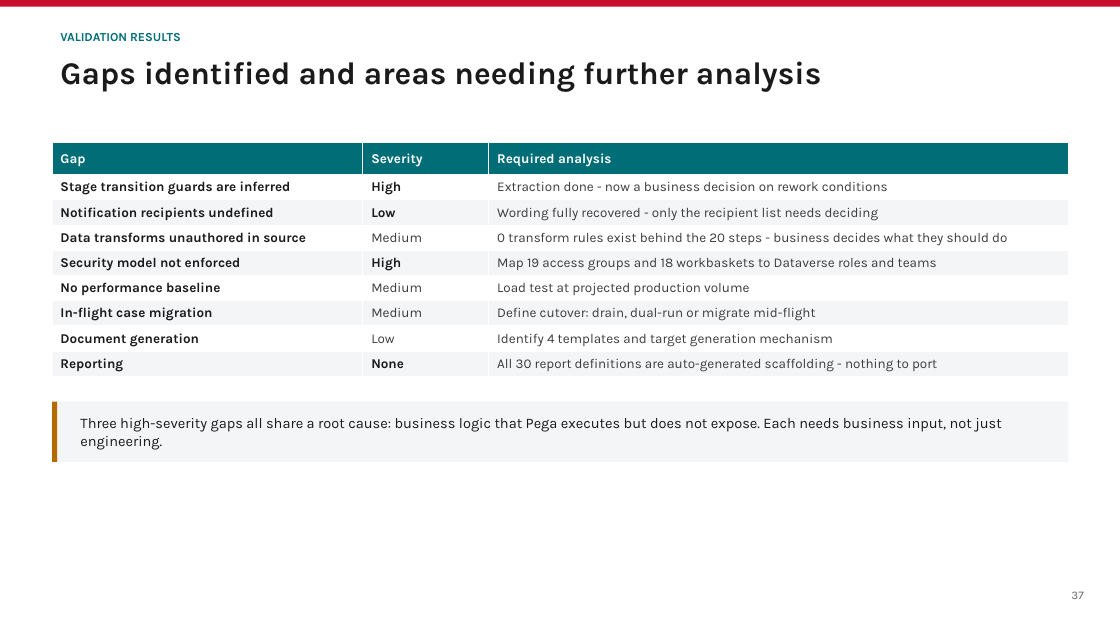
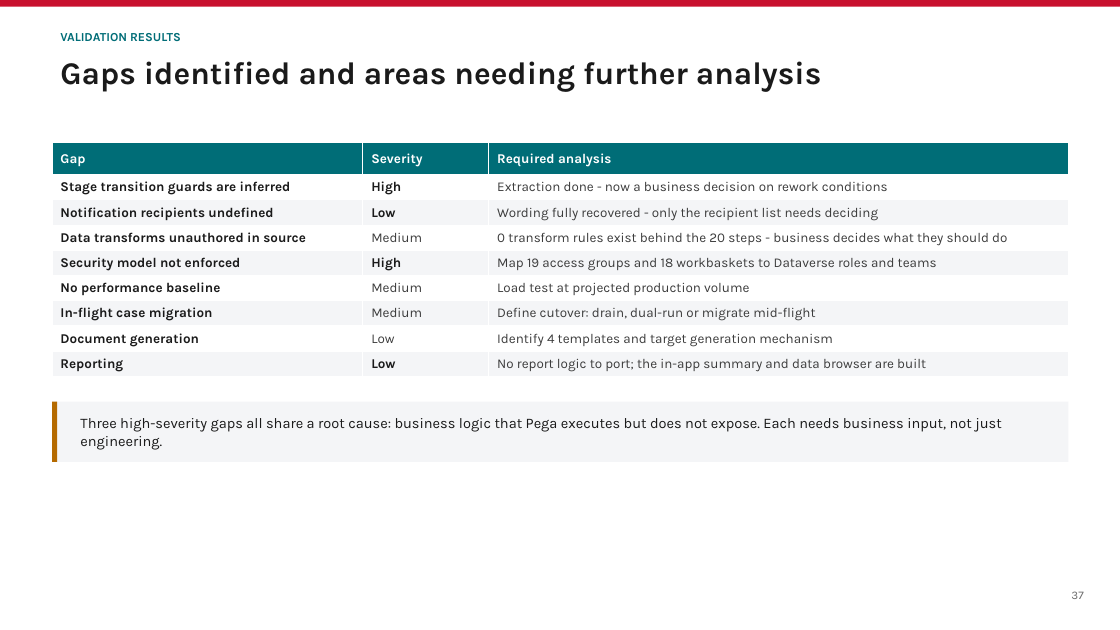
Before and after one commit to parclarke/LDD, a slide deck: slide 37 of lending-due-diligence-app/docs/Pega-to-PowerPlatform-Migration-PoC.pptx. Drawn at 1120x630 pixels with LibreOffice and Linux fonts; fonts in the diff are those of the drawing. Boxes give left, top, right and bottom in pixels: in the first picture for what was removed or moved away, otherwise in the second. Text is boxed around its words. In the diff, an @@ line names an element or a change of style, - is before the commit and + after.

```diff
--- a/lending-due-diligence-app/docs/Pega-to-PowerPlatform-Migration-PoC.pptx
+++ b/lending-due-diligence-app/docs/Pega-to-PowerPlatform-Migration-PoC.pptx
@@ table at [52, 143, 1069, 376] @@
-row 9, column 2: None
+row 9, column 2: Low
-row 9, column 3: All 30 report definitions are auto-generated scaffolding - nothing to port
+row 9, column 3: No report logic to port; the in-app summary and data browser are built
```
Also in this commit, not shown: 3 other slides changed, 1 other file.
